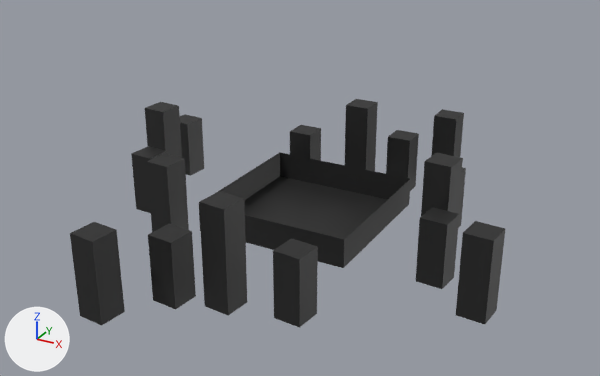
What one commit did to the Blender file source_assets/floor.blend.
Rendered twice from a 50 mm lens placed at (27.7, -51.6, 28.1), pointed at (0.5, -2.2, 3.4). The axes (+X, +Y, +Z) are drawn at lower left. The lights are the same throughout.
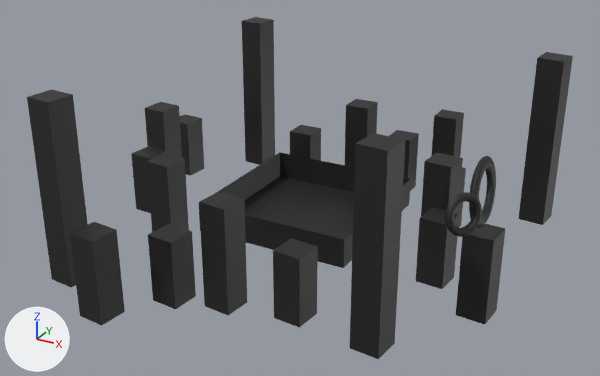
Pixel boxes (x1, y1, x2, y2) of what changed, in the pictures (600 x 376 px):
'Cube', reshaped (25% wider, 49% taller)
    before: (70, 99, 505, 328)
    after: (27, 17, 573, 359)
part 1 of me_cube, added (black)
    after: (27, 90, 88, 288)
part 2 of me_cube, added (black)
    after: (242, 17, 275, 165)
part 3 of me_cube, added (black)
    after: (518, 52, 573, 225)
part 4 of me_cube, added (black)
    after: (350, 133, 406, 359)
part 5 of me_cube, added (black)
    after: (445, 192, 482, 237)
part 6 of me_cube, added (black)
    after: (469, 156, 496, 228)

What the commit changed:
me_cube is used by ob_cube; location (0.0, 0.0, 0.0).
me_cube had 136 vertices, 101 faces and spanned x -16.4..16.5, y -18.4..15.9, z -1.0..6.6.
me_cube now has 1320 vertices, 1277 faces and spans x -16.4..16.5, y -18.4..15.9, z -1.0..12.2.
me_cube part 1: the loose piece of 8 vertices spanning x -6.9..-4.7, y -18.4..-16.2, z -1.0..5.0 is copied, and the copy is scaled about its middle by (1, 1, 2.22), then moved by (-5.0, 2.6, 3.6); it spans x -11.9..-9.7, y -15.8..-13.6, z -1.0..12.2.
me_cube part 2: the loose piece of 8 vertices spanning x -16.4..-14.2, y 4.3..6.4, z -1.0..3.9 is copied, and the copy is scaled about its middle by (1, 1, 2.71), then moved by (4.5, 5.2, 4.2); it spans x -11.9..-9.7, y 9.5..11.6, z -1.0..12.2.
me_cube part 3: the loose piece of 8 vertices spanning x 8.2..10.3, y 4.3..6.4, z -1.0..3.9 is copied, and the copy is scaled about its middle by (1, 1, 2.71), then moved by (5.8, 5.2, 4.2); it spans x 14.0..16.2, y 9.5..11.6, z -1.0..12.2.
me_cube part 4: the loose piece of 8 vertices spanning x 4.2..6.4, y -12.6..-10.4, z -1.0..3.9 is copied, and the copy is scaled about its middle by (1, 1, 2.71), then moved by (5.7, -0.7, 4.2); it spans x 9.9..12.1, y -13.3..-11.1, z -1.0..12.2.
me_cube part 5: a new loose piece of 576 vertices spanning x 14.8..16.4, y -12.1..-9.9, z 7.2..9.6, in mat_material_001 (picture img_floor_t_png).
me_cube part 6: a new loose piece of 576 vertices spanning x 15.2..16.0, y -9.7..-5.4, z 6.3..10.5, in mat_material_001 (picture img_floor_t_png).
